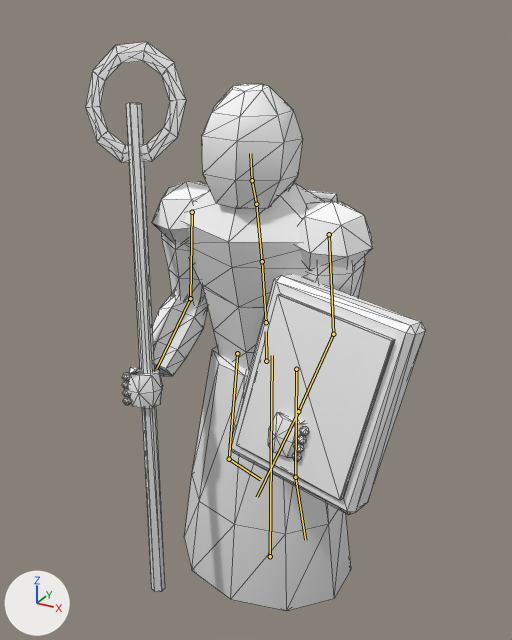
Renders of the glTF model client/public/assets/models/veil_sister.glb from each side of a commit.
Both versions are drawn from a camera (50 mm lens) standing at (0.999, -1.933, 1.964) and looking at (-0.044, -0.035, 1.015). The lights are fixed; the arrows at lower left show +X, +Y and +Z. The first picture is the older version. Both versions are drawn at frame 17 of the action 'walk'; the numbers are the values there. The bones that change, and the others that lie on the model, are drawn over the model as lines. Mesh edges are drawn as thin lines.

The first picture shows 'veil_sister'.
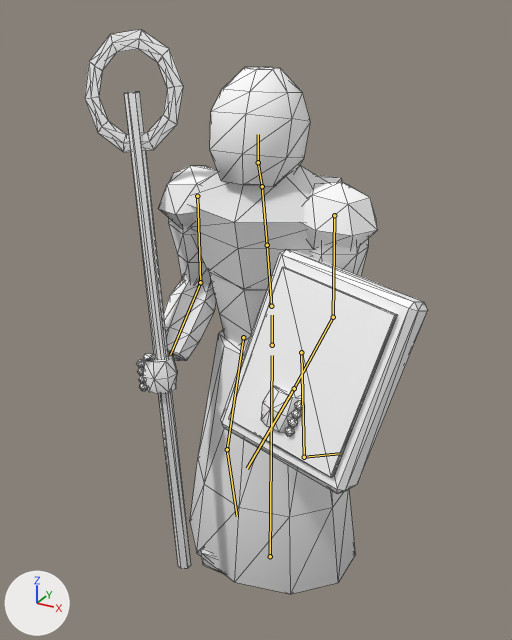
Pixel boxes (x1, y1, x2, y2) of what changed, in the pictures (512 x 640 px):
'veil_sister', posed: before (86, 42, 426, 611); after (85, 29, 427, 594)
bone 'hips', root to tip: before (266, 361) to (266, 331); after (272, 345) to (272, 315)
bone 'spine', root to tip: before (266, 322) to (262, 261); after (271, 306) to (267, 245)
bone 'chest', root to tip: before (262, 261) to (256, 204); after (267, 245) to (262, 186)
bone 'head', root to tip: before (252, 180) to (250, 153); after (258, 162) to (258, 134)
bone 'upper_arm.L', root to tip: before (329, 234) to (333, 334); after (334, 215) to (333, 317)
bone 'forearm.L', root to tip: before (333, 334) to (298, 411); after (333, 317) to (294, 388)
bone 'upper_arm.R', root to tip: before (192, 212) to (190, 298); after (197, 196) to (200, 282)
bone 'forearm.R', root to tip: before (190, 298) to (156, 369); after (200, 282) to (170, 354)
bone 'thigh.L', root to tip: before (296, 369) to (295, 477); after (301, 352) to (304, 457)
bone 'shin.L', root to tip: before (295, 477) to (305, 540); after (304, 457) to (340, 453)
bone 'thigh.R', root to tip: before (237, 353) to (229, 459); after (243, 337) to (227, 449)
bone 'shin.R', root to tip: before (229, 459) to (260, 479); after (227, 449) to (237, 516)

The change in detail:
Bone 'hips' (bone_hips) moves from (0.0, 0.0, 0.042) to (0.0, 0.042, 0.0).
Bone 'hips' (bone_hips) turns from (0, 0, -1) to (0, -1, -1) degrees about its own x, y and z.
Bone 'spine' (bone_spine) turns from (6, 0, 0) to (7, 0, 0) degrees about its own x, y and z.
Bone 'chest' (bone_chest) turns from (0, 0, 0) to (-2, 1, 0) degrees about its own x, y and z.
Bone 'head' (bone_head) turns from (0, 0, 0) to (-6, -1, 0) degrees about its own x, y and z.
Bone 'upper_arm.L' (bone_upper_arm_l) turns from (-1, 0, 5) to (-4, 0, 7) degrees about its own x, y and z.
Bone 'forearm.L' (bone_forearm_l) turns from (-20, 0, 0) to (-22, 0, 0) degrees about its own x, y and z.
Bone 'upper_arm.R' (bone_upper_arm_r) turns from (1, 0, -5) to (4, 0, -7) degrees about its own x, y and z.
Bone 'forearm.R' (bone_forearm_r) turns from (-20, 0, 0) to (-18, 0, 0) degrees about its own x, y and z.
Bone 'thigh.L' (bone_thigh_l) turns from (1, 0, 0) to (5, 0, 0) degrees about its own x, y and z.
Bone 'shin.L' (bone_shin_l) turns from (12, 0, 0) to (53, 0, 0) degrees about its own x, y and z.
Bone 'thigh.R' (bone_thigh_r) turns from (-3, 0, 0) to (-11, 0, 0) degrees about its own x, y and z.
Bone 'shin.R' (bone_shin_r) turns from (44, 0, 0) to (20, 0, 0) degrees about its own x, y and z.
